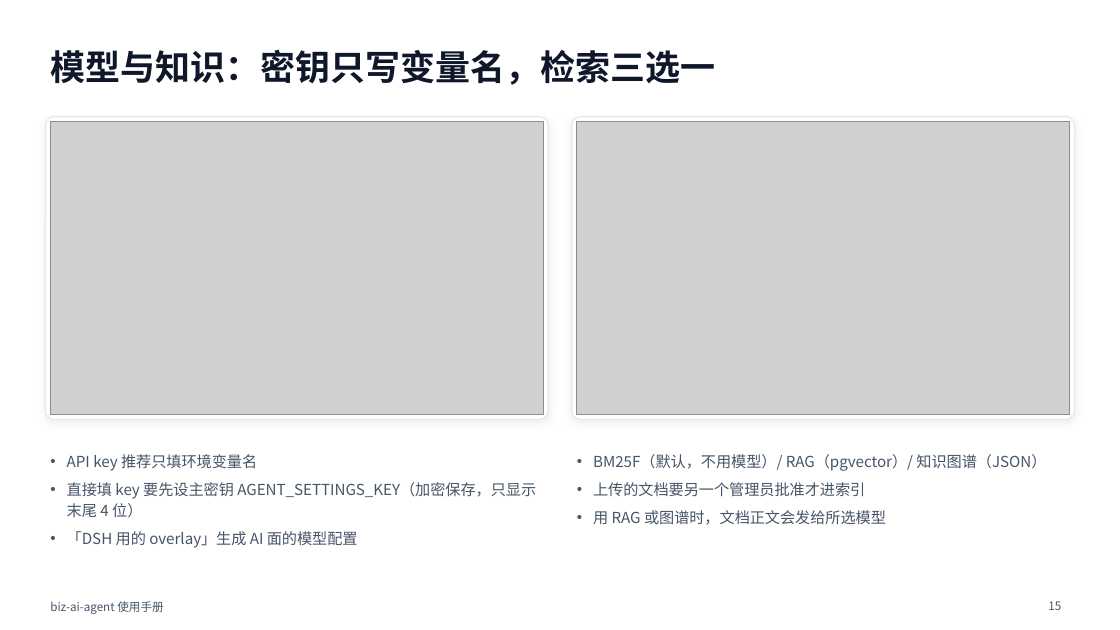
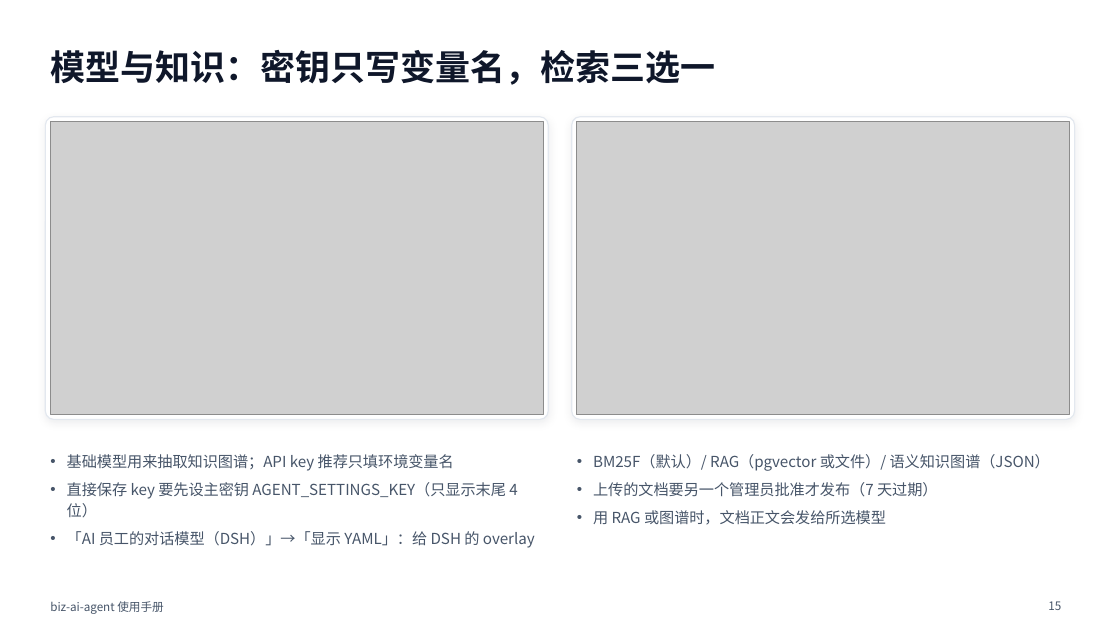
Before and after one commit to ITC-cloud-soft/biz-ai-agent, a slide deck: slide 15 of docs/MANUAL.pptx. Drawn at 1120x630 pixels with LibreOffice and Linux fonts; fonts in the diff are those of the drawing; grey boxes stand for pictures. Boxes give left, top, right and bottom in pixels: in the first picture for what was removed or moved away, otherwise in the second. Text is boxed around its words. In the diff, an @@ line names an element or a change of style, - is before the commit and + after.

```diff
--- a/docs/MANUAL.pptx
+++ b/docs/MANUAL.pptx
@@ text at <box>67,454,535,548</box>: text changed @@
-• API key 推荐只填环境变量名
-• 直接填 key 要先设主密钥 AGENT_SETTINGS_KEY（加密保存，只显示末尾 4 位）
-• 「DSH 用的 overlay」生成 AI 面的模型配置
+• 基础模型用来抽取知识图谱；API key 推荐只填环境变量名
+• 直接保存 key 要先设主密钥 AGENT_SETTINGS_KEY（只显示末尾 4 位）
+• 「AI 员工的对话模型（DSH）」→「显示 YAML」：给 DSH 的 overlay
@@ text at <box>593,454,1050,497</box>: text changed @@
-• BM25F（默认，不用模型）/ RAG（pgvector）/ 知识图谱（JSON）
-• 上传的文档要另一个管理员批准才进索引
+• BM25F（默认）/ RAG（pgvector 或文件）/ 语义知识图谱（JSON）
+• 上传的文档要另一个管理员批准才发布（7 天过期）
```
Also in this commit, not shown: 26 other slides changed.
